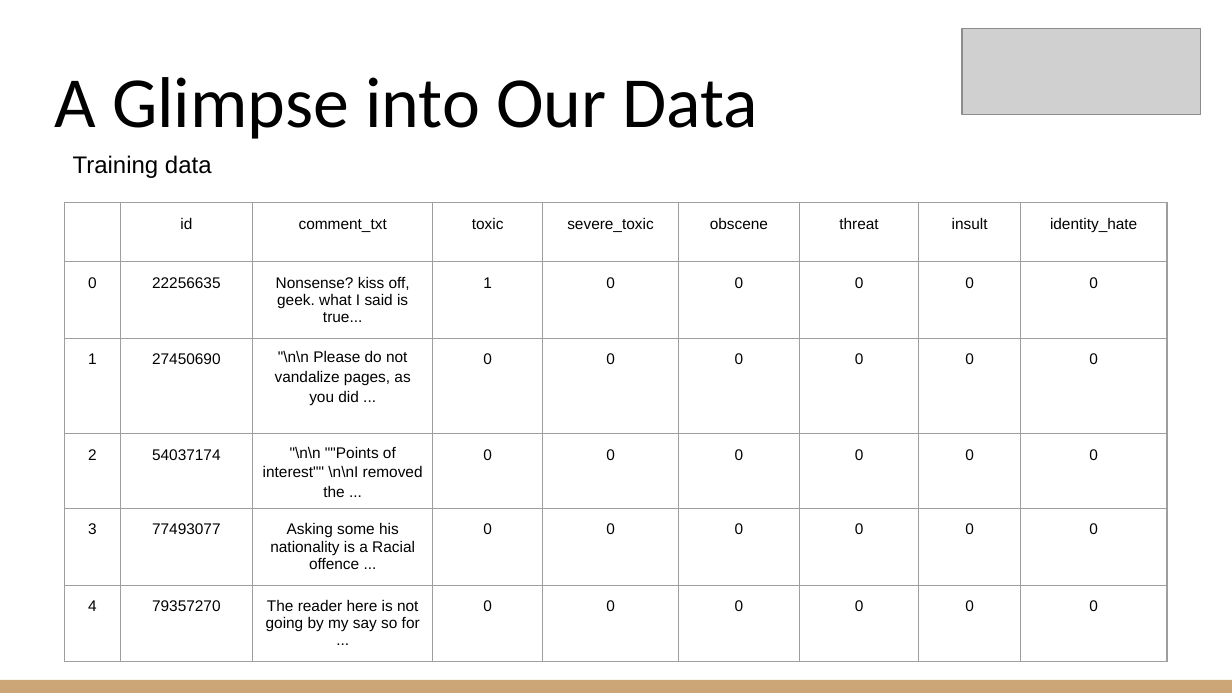
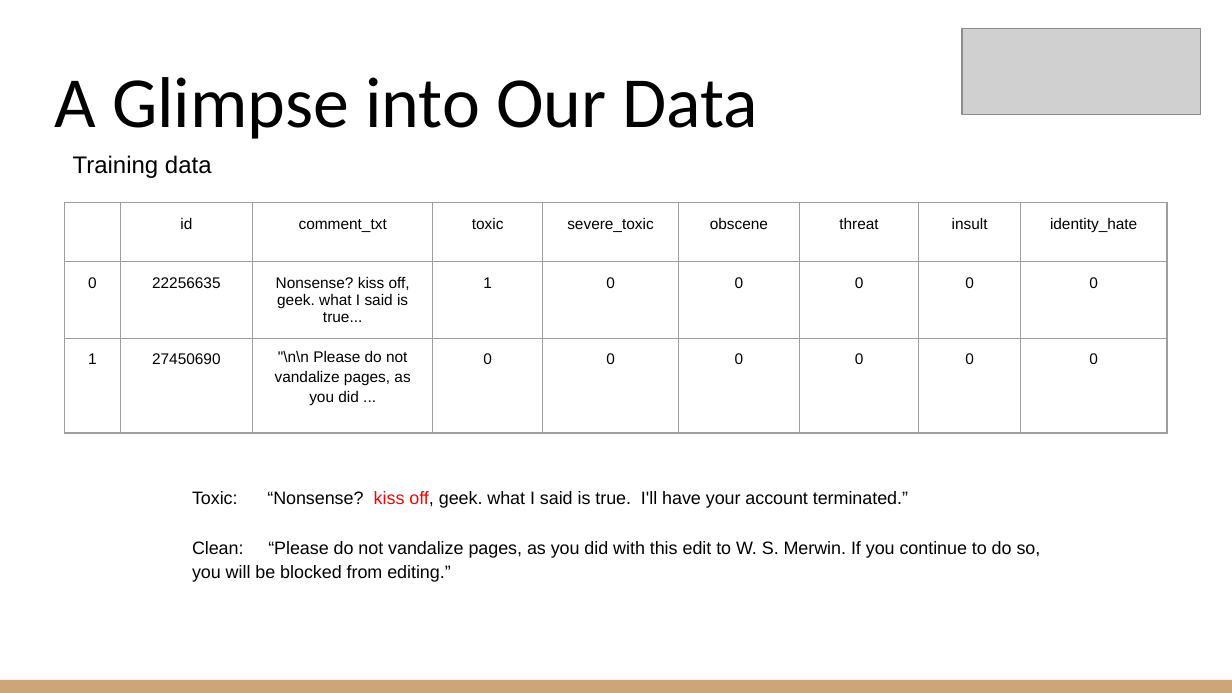
Before and after one commit to DarKenW/HoneyBadgerCoding, a slide deck: slide 3 of Project/Jigsaw Comments Classification.pptx. Drawn at 1232x693 pixels with LibreOffice and Linux fonts; fonts in the diff are those of the drawing; grey boxes stand for pictures. Boxes give left, top, right and bottom in pixels: in the first picture for what was removed or moved away, otherwise in the second. Text is boxed around its words. In the diff, an @@ line names an element or a change of style, - is before the commit and + after.

```diff
--- a/Project/Jigsaw Comments Classification.pptx
+++ b/Project/Jigsaw Comments Classification.pptx
@@ table at [65, 203, 1165, 607] @@
-row 4: 2 | 54037174 | "\n\n ""Points of interest"" \n\nI removed the ... | 0 | 0 | 0 | 0 | 0 | 0
-row 5: 3 | 77493077 | Asking some his nationality is a Racial offence ... | 0 | 0 | 0 | 0 | 0 | 0
-row 6: 4 | 79357270 | The reader here is not going by my say so for ... | 0 | 0 | 0 | 0 | 0 | 0
@@ text added at [192, 491, 1041, 582], 10.5 pt, text #000000 @@
+Toxic: “Nonsense? kiss off, geek. what I said is true. I'll have your account terminated.”
+Clean: “Please do not vandalize pages, as you did with this edit to W. S. Merwin. If you continue to do so, you will be blocked from editing.”
```
Also in this commit, not shown: 5 other slides changed, 1 other file.
